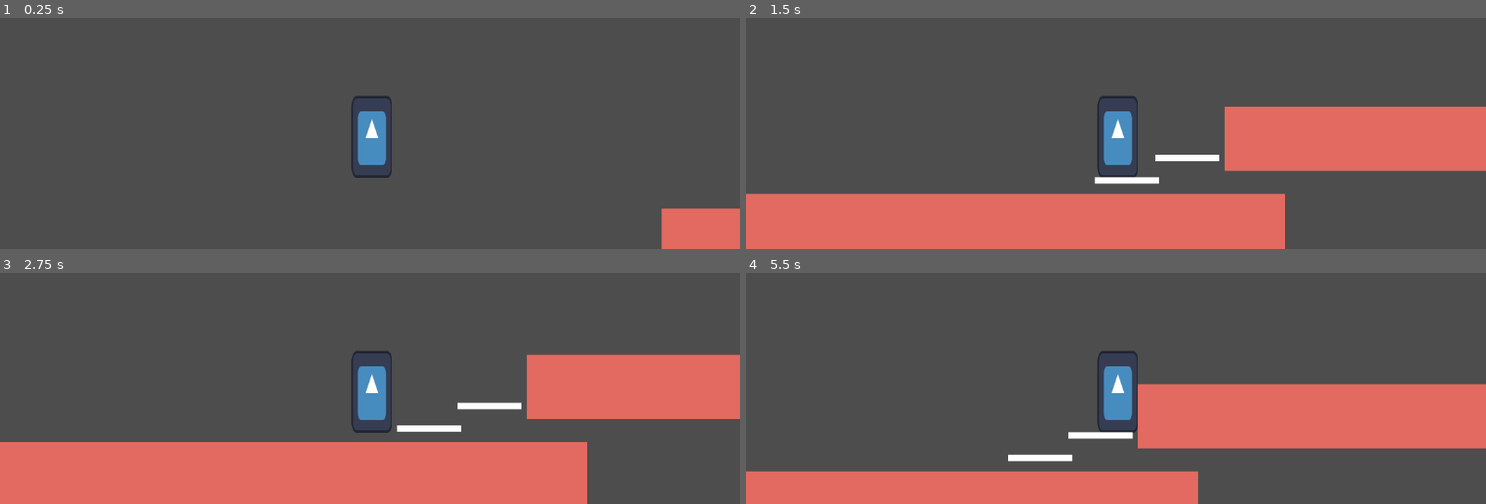
Above: before the commit, frames 1-4 (two rows, left to right).
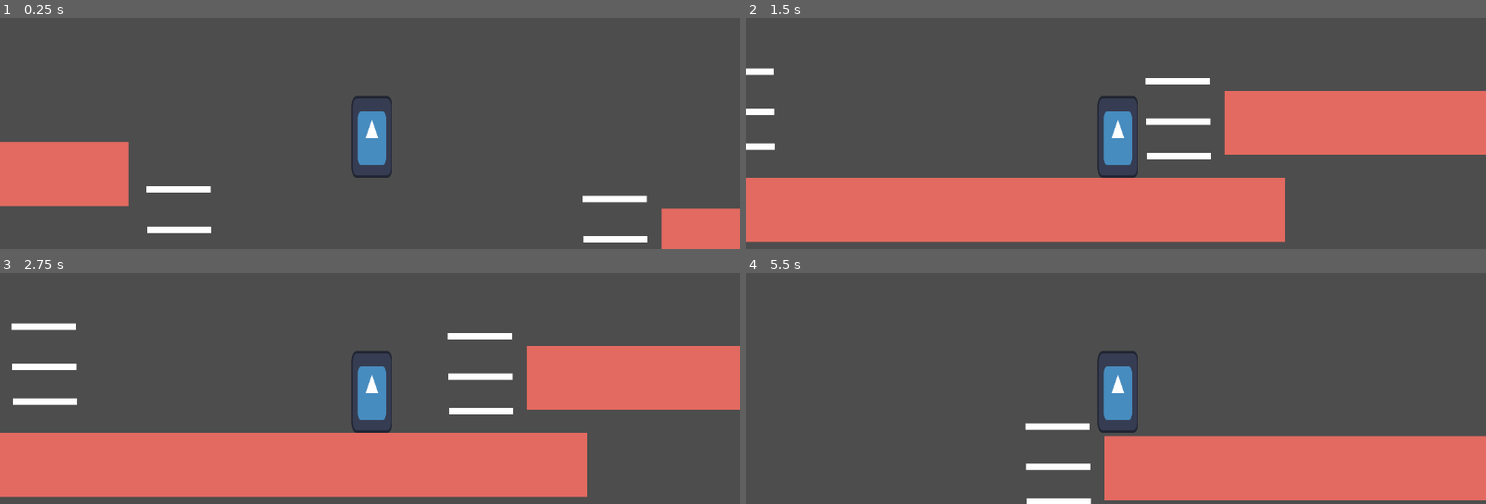
Above: after the commit, the same moments.

Repository: felipeViana/LoopGame
Game: Godot game, scene res://scenes/main_scene.tscn
Two runs of this game, one before a commit and one after it. Both use one fixed random seed, a clock stepped at 60 frames per second and the inputs below. The engine's default icon, where the game draws it, is replaced by a stand-in: a white triangle on a blue panel in a dark square.
Inputs:
- Up to frame 1 (0.25 s): no input
- Up to frame 2 (1.5 s): hold Right (move_right) from 0.53 s (still down); tap Space (jump) at 0.77 s
- Up to frame 3 (2.75 s): tap Space (jump) at 1.52 s; release Right (move_right) at 2.03 s; hold Left (move_left) from 2.03 s (still down)
- Up to frame 4 (5.5 s): release Left (move_left) at 2.78 s; hold Right (move_right) 2.78-4.28 s; tap Space (jump) at 3.02, 3.77, 4.52 s; hold Left (move_left) 4.28-5.03 s; hold Right (move_right) from 5.03 s (still down)

The runs differ from the first frame. In frame 1, 5.9% of the frame differs, in the area x 0-88%, y 44-98%; in frame 2, 14%; in frame 3, 10%; in frame 4, 29%, in the area x 0-100%, y 44-100%.

Commit message:
more input options

Diff:
--- /dev/null
+++ b/ladder.tscn
@@ -0,0 +1,39 @@
+[gd_scene load_steps=3 format=3 uid="uid://dnfx1evu383f3"]
+
+[sub_resource type="QuadMesh" id="QuadMesh_qe38t"]
+size = Vector2(100, 10)
+
+[sub_resource type="RectangleShape2D" id="RectangleShape2D_cq4ai"]
+size = Vector2(100, 10)
+
+[node name="Ladder" type="Node2D"]
+
+[node name="MiniPlatform2" type="StaticBody2D" parent="."]
+position = Vector2(196, 479)
+
+[node name="MeshInstance2D" type="MeshInstance2D" parent="MiniPlatform2"]
+mesh = SubResource("QuadMesh_qe38t")
+
+[node name="CollisionShape2D" type="CollisionShape2D" parent="MiniPlatform2"]
+shape = SubResource("RectangleShape2D_cq4ai")
+one_way_collision = true
+
+[node name="MiniPlatform3" type="StaticBody2D" parent="."]
+position = Vector2(195, 425)
+
+[node name="MeshInstance2D" type="MeshInstance2D" parent="MiniPlatform3"]
+mesh = SubResource("QuadMesh_qe38t")
+
+[node name="CollisionShape2D" type="CollisionShape2D" parent="MiniPlatform3"]
+shape = SubResource("RectangleShape2D_cq4ai")
+one_way_collision = true
+
+[node name="MiniPlatform4" type="StaticBody2D" parent="."]
+position = Vector2(194, 362)
+
+[node name="MeshInstance2D" type="MeshInstance2D" parent="MiniPlatform4"]
+mesh = SubResource("QuadMesh_qe38t")
+
+[node name="CollisionShape2D" type="CollisionShape2D" parent="MiniPlatform4"]
+shape = SubResource("RectangleShape2D_cq4ai")
+one_way_collision = true
--- a/project.godot
+++ b/project.godot
@@ -24,20 +24,25 @@
 move_left={
 "deadzone": 0.2,
 "events": [Object(InputEventKey,"resource_local_to_scene":false,"resource_name":"","device":0,"window_id":0,"alt_presse …(194 unchanged characters)…
+, Object(InputEventKey,"resource_local_to_scene":false,"resource_name":"","device":-1,"window_id":0,"alt_pressed":false,"shift_pressed":false,"ctrl_pressed":false,"meta_pressed":false,"pressed":false,"keycode":0,"physical_keycode":65,"key_label":0,"unicode":97,"location":0,"echo":false,"script":null)
 ]
 }
 move_right={
 "deadzone": 0.2,
 "events": [Object(InputEventKey,"resource_local_to_scene":false,"resource_name":"","device":-1,"window_id":0,"alt_press …(195 unchanged characters)…
+, Object(InputEventKey,"resource_local_to_scene":false,"resource_name":"","device":-1,"window_id":0,"alt_pressed":false,"shift_pressed":false,"ctrl_pressed":false,"meta_pressed":false,"pressed":false,"keycode":0,"physical_keycode":68,"key_label":0,"unicode":100,"location":0,"echo":false,"script":null)
 ]
 }
 jump={
 "deadzone": 0.2,
 "events": [Object(InputEventKey,"resource_local_to_scene":false,"resource_name":"","device":-1,"window_id":0,"alt_press …(191 unchanged characters)…
+, Object(InputEventKey,"resource_local_to_scene":false,"resource_name":"","device":-1,"window_id":0,"alt_pressed":false,"shift_pressed":false,"ctrl_pressed":false,"meta_pressed":false,"pressed":false,"keycode":0,"physical_keycode":4194320,"key_label":0,"unicode":0,"location":0,"echo":false,"script":null)
+, Object(InputEventKey,"resource_local_to_scene":false,"resource_name":"","device":-1,"window_id":0,"alt_pressed":false,"shift_pressed":false,"ctrl_pressed":false,"meta_pressed":false,"pressed":false,"keycode":0,"physical_keycode":87,"key_label":0,"unicode":119,"location":0,"echo":false,"script":null)
 ]
 }
 
 [rendering]
 
+textures/canvas_textures/default_texture_filter=0
 renderer/rendering_method="gl_compatibility"
 renderer/rendering_method.mobile="gl_compatibility"
--- a/scenes/main_scene.tscn
+++ b/scenes/main_scene.tscn
@@ -1,18 +1,13 @@
-[gd_scene load_steps=6 format=3 uid="uid://cnd6d0ussddd"]
+[gd_scene load_steps=5 format=3 uid="uid://cnd6d0ussddd"]
 
 [ext_resource type="PackedScene" uid="uid://bth0n3a3ghrqf" path="res://scenes/player.tscn" id="1_w2twt"]
+[ext_resource type="PackedScene" uid="uid://dnfx1evu383f3" path="res://ladder.tscn" id="2_pw63i"]
 
 [sub_resource type="QuadMesh" id="QuadMesh_w2twt"]
 size = Vector2(1000, 100)
 
 [sub_resource type="RectangleShape2D" id="RectangleShape2D_pw63i"]
 size = Vector2(1002, 103)
-
-[sub_resource type="QuadMesh" id="QuadMesh_pw63i"]
-size = Vector2(100, 10)
-
-[sub_resource type="RectangleShape2D" id="RectangleShape2D_7ykc4"]
-size = Vector2(100, 10)
 
 [node name="World" type="Node2D"]
 
@@ -30,6 +25,17 @@
 position = Vector2(-1, 0.5)
 shape = SubResource("RectangleShape2D_pw63i")
 
+[node name="Platform3" type="StaticBody2D" parent="."]
+position = Vector2(-380, 347)
+
+[node name="MeshInstance2D" type="MeshInstance2D" parent="Platform3"]
+modulate = Color(0.890196, 0.415686, 0.376471, 1)
+mesh = SubResource("QuadMesh_w2twt")
+
+[node name="CollisionShape2D" type="CollisionShape2D" parent="Platform3"]
+position = Vector2(-1, 0.5)
+shape = SubResource("RectangleShape2D_pw63i")
+
 [node name="Platform2" type="StaticBody2D" parent="."]
 position = Vector2(1450, 451)
 
@@ -41,20 +47,8 @@
 position = Vector2(-1, 0.5)
 shape = SubResource("RectangleShape2D_pw63i")
 
-[node name="MiniPlatform" type="StaticBody2D" parent="."]
-position = Vector2(798, 516)
+[node name="Ladder" parent="." instance=ExtResource("2_pw63i")]
+position = Vector2(4, 9)
 
-[node name="MeshInstance2D" type="MeshInstance2D" parent="MiniPlatform"]
-mesh = SubResource("QuadMesh_pw63i")
-
-[node name="CollisionShape2D" type="CollisionShape2D" parent="MiniPlatform"]
-shape = SubResource("RectangleShape2D_7ykc4")
-
-[node name="MiniPlatform2" type="StaticBody2D" parent="."]
-position = Vector2(892, 481)
-
-[node name="MeshInstance2D" type="MeshInstance2D" parent="MiniPlatform2"]
-mesh = SubResource("QuadMesh_pw63i")
-
-[node name="CollisionShape2D" type="CollisionShape2D" parent="MiniPlatform2"]
-shape = SubResource("RectangleShape2D_7ykc4")
+[node name="Ladder2" parent="." instance=ExtResource("2_pw63i")]
+position = Vector2(683, 24)
